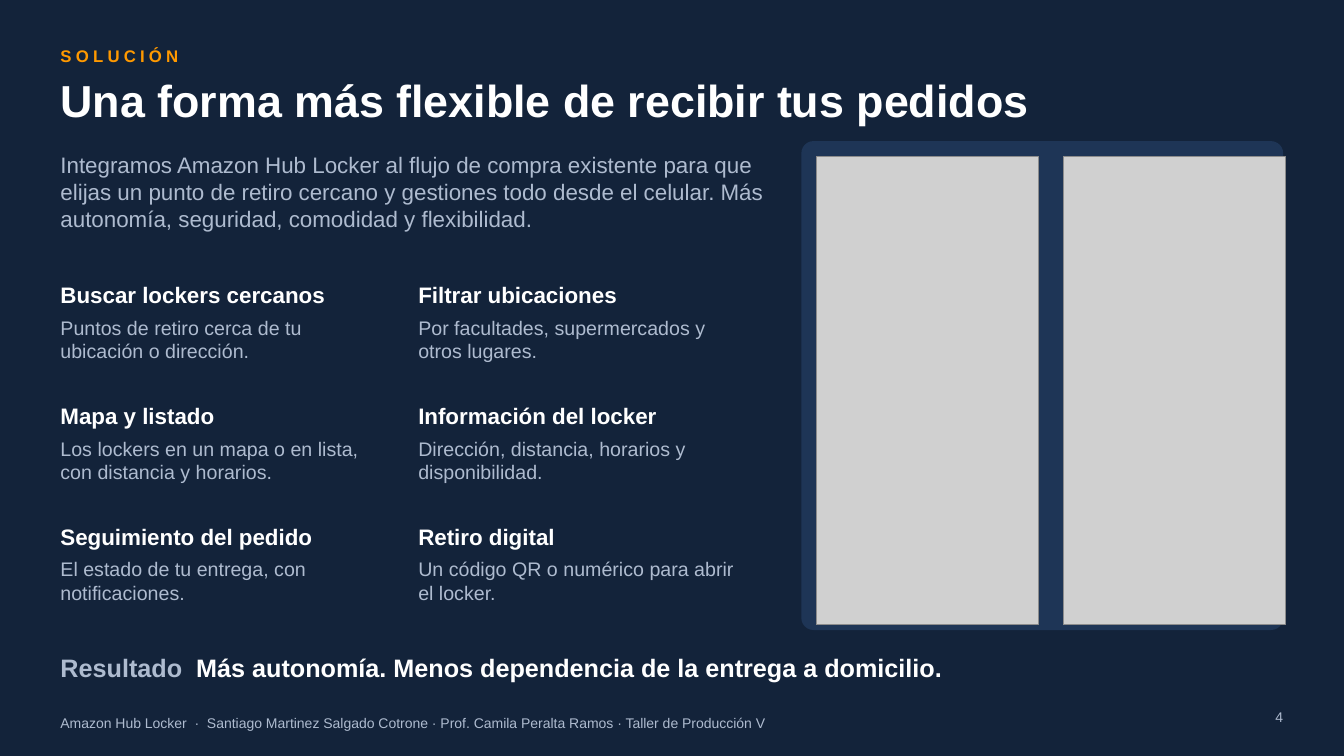
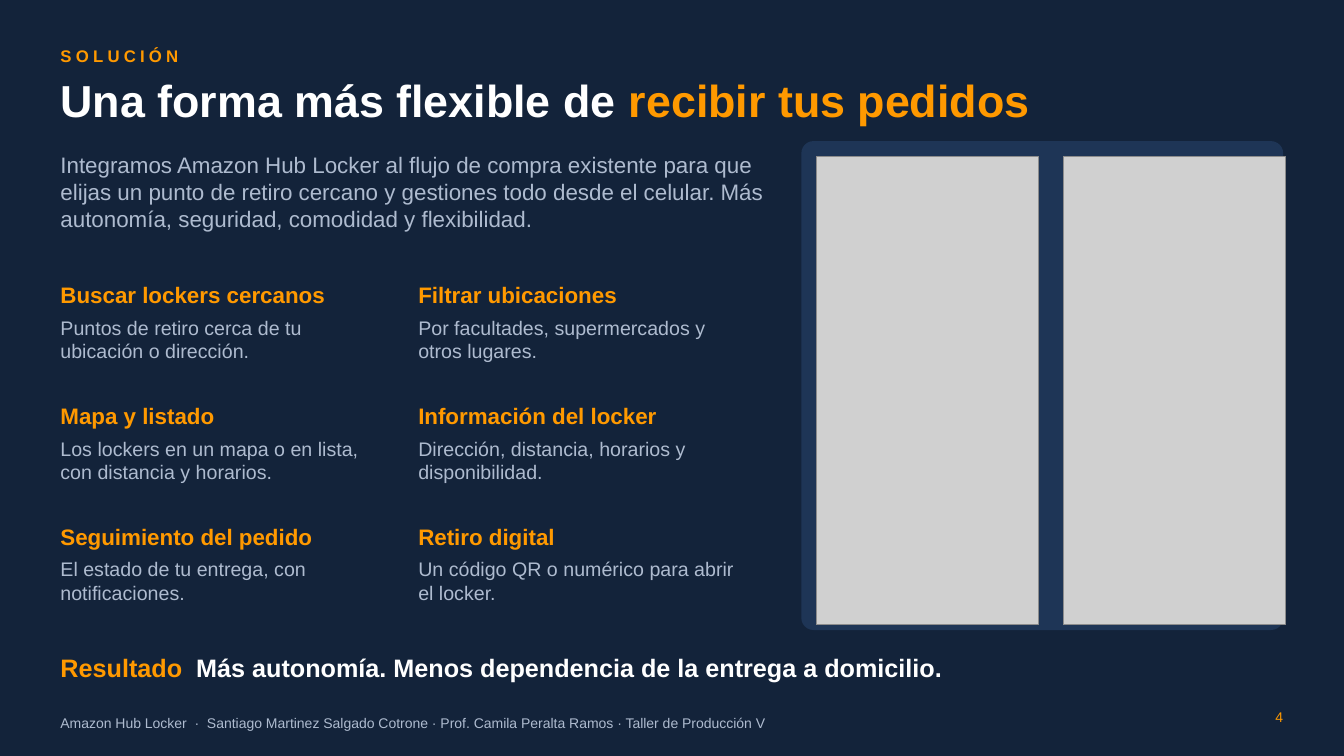
Before and after one commit to ramasalgado/Amazon-Proyecto, a slide deck: slide 4 of presentacion/Amazon-Hub-Locker-presentacion.pptx. Drawn at 1344x756 pixels with LibreOffice and Linux fonts; fonts in the diff are those of the drawing; grey boxes stand for pictures; background and template pictures are left out. Boxes give left, top, right and bottom in pixels: in the first picture for what was removed or moved away, otherwise in the second. Text is boxed around its words. In the diff, an @@ line names an element or a change of style, - is before the commit and + after.

```diff
--- a/presentacion/Amazon-Hub-Locker-presentacion.pptx
+++ b/presentacion/Amazon-Hub-Locker-presentacion.pptx
@@ title "Una forma más flexible de ..." at (60, 84, 1030, 126): text colour #FFFFFF to #FF9900 in "recibir tus pedidos" @@
@@ text colour #FFFFFF to #FF9900 in 6 elements at (60, 286, 325, 304), (418, 286, 617, 304), (60, 407, 214, 429), (418, 407, 657, 425), (60, 528, 312, 550), (418, 528, 555, 550) @@
@@ text "Resultado Más autonomía. Menos dependencia ..." at (60, 658, 941, 683): text colour #AEBBCF to #FF9900 in "Resultado" @@
@@ page number at (1275, 712, 1283, 722): text colour #AEBBCF to #FF9900 @@
```
Also in this commit, not shown: 11 other slides changed, 1 other file.
